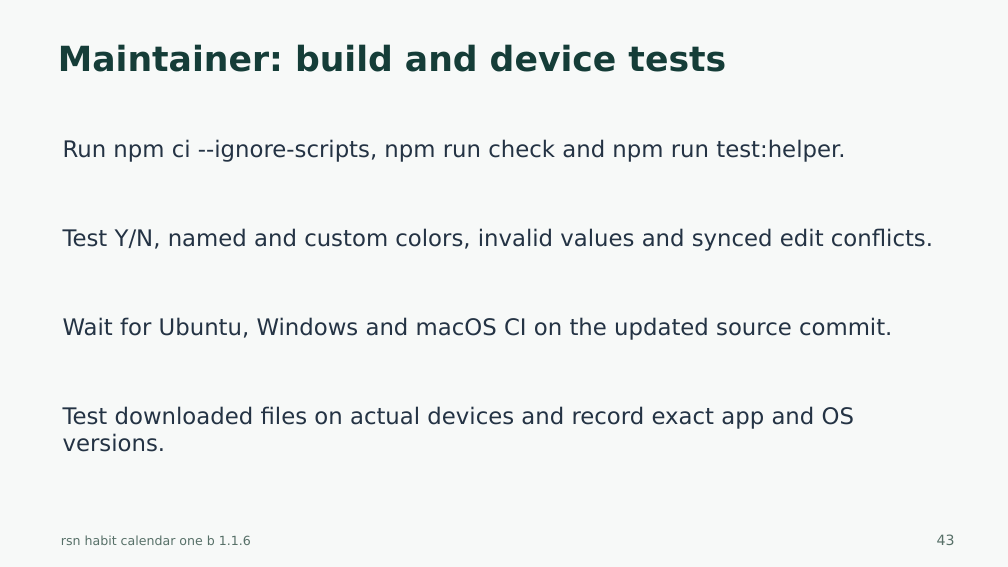
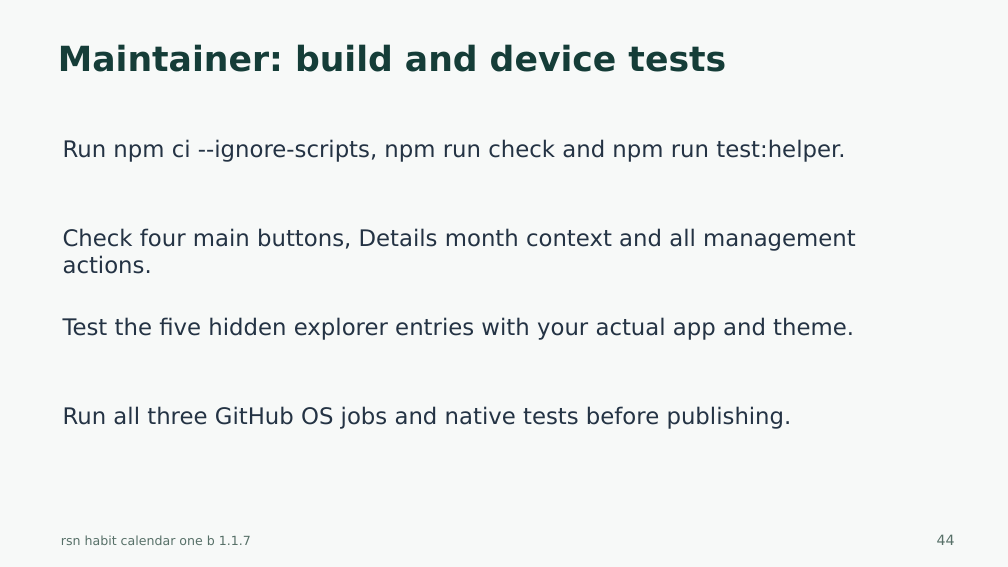
Before and after one commit to harharhari/rsn-habit-tracker-obsidian-plugin, a slide deck: slide 44 of docs/rsn-habit-calendar-one-b-tutorial.pptx (slide 43 before the commit). Drawn at 1008x567 pixels with LibreOffice and Linux fonts; fonts in the diff are those of the drawing. Boxes give left, top, right and bottom in pixels: in the first picture for what was removed or moved away, otherwise in the second. Text is boxed around its words. In the diff, an @@ line names an element or a change of style, - is before the commit and + after.

```diff
--- a/docs/rsn-habit-calendar-one-b-tutorial.pptx
+++ b/docs/rsn-habit-calendar-one-b-tutorial.pptx
@@ text at [63, 228, 856, 274]: text changed @@
-Test Y/N, named and custom colors, invalid values and synced edit conflicts.
+Check four main buttons, Details month context and all management actions.
@@ text at [63, 317, 854, 340]: text changed @@
-Wait for Ubuntu, Windows and macOS CI on the updated source commit.
+Test the five hidden explorer entries with your actual app and theme.
@@ text at [63, 406, 792, 429]: text changed @@
-Test downloaded files on actual devices and record exact app and OS versions.
+Run all three GitHub OS jobs and native tests before publishing.
@@ text at [61, 535, 251, 545]: text changed @@
-rsn habit calendar one b 1.1.6
+rsn habit calendar one b 1.1.7
@@ text at [937, 534, 955, 545]: text changed @@
-43
+44
```
Also in this commit, not shown: 43 other slides changed, 1 slide added, 34 other files.
